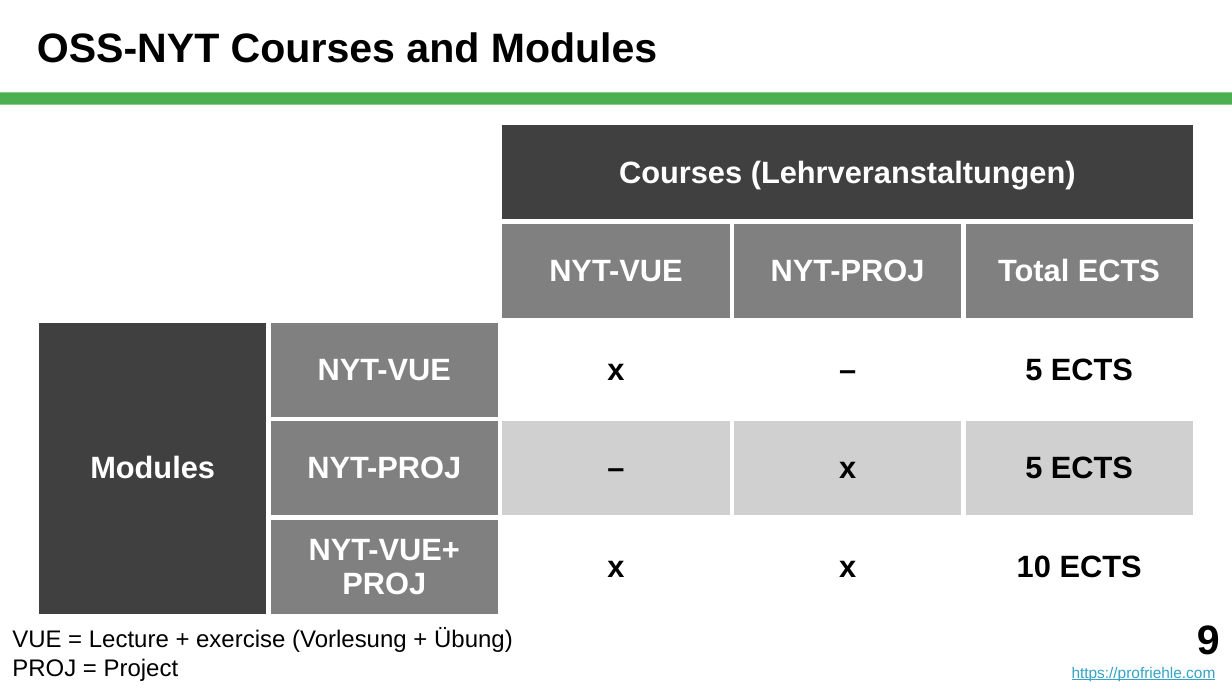
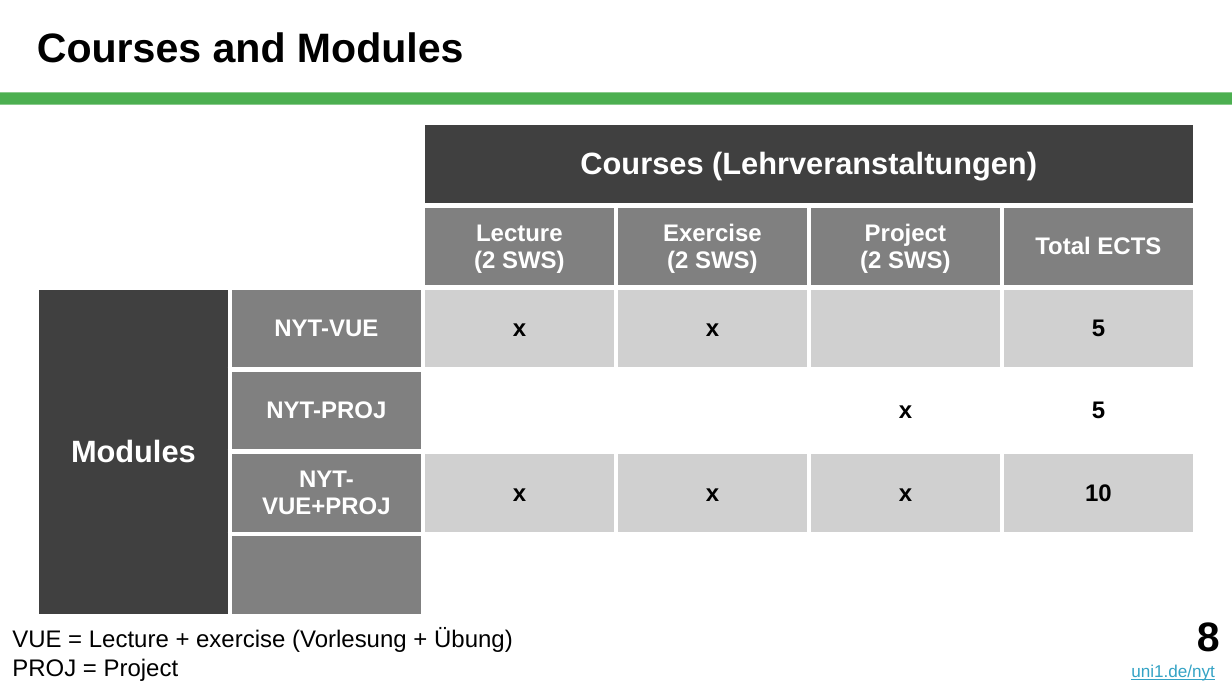
Before and after one commit to dirkriehle/nyt-course, a slide deck: slide 8 of Lecture slides/NYT A01 - Introduction.pptx (slide 9 before the commit). Drawn at 1232x693 pixels with LibreOffice and Linux fonts; fonts in the diff are those of the drawing. Boxes give left, top, right and bottom in pixels: in the first picture for what was removed or moved away, otherwise in the second. Text is boxed around its words. In the diff, an @@ line names an element or a change of style, - is before the commit and + after.

```diff
--- a/Lecture slides/NYT A01 - Introduction.pptx
+++ b/Lecture slides/NYT A01 - Introduction.pptx
@@ title at (x1=37, y1=32, x2=464, y2=63): text changed @@
-OSS-NYT Courses and Modules
+Courses and Modules
@@ table at (x1=37, y1=123, x2=1198, y2=527) @@
- |  | Courses (Lehrveranstaltungen) |  | 
- |  | NYT-VUE | NYT-PROJ | Total ECTS
-Modules | NYT-VUE | x | – | 5 ECTS
- | NYT-PROJ | – | x | 5 ECTS
- | NYT-VUE+ / PROJ | x | x | 10 ECTS
+ |  | Courses (Lehrveranstaltungen) |  |  | 
+ |  | Lecture / (2 SWS) | Exercise / (2 SWS) | Project / (2 SWS) | Total ECTS
+Modules | NYT-VUE | x | x |  | 5
+ | NYT-PROJ |  |  | x | 5
+ | NYT- / VUE+PROJ | x | x | x | 10
+ |  |  |  |  | 
@@ text removed at (x1=1072, y1=625, x2=1220, y2=681) @@
-9
-https://profriehle.com
@@ text added at (x1=1131, y1=622, x2=1220, y2=681), 10 pt, text #34A3C5, underline @@
+8
+uni1.de/nyt
```
Also in this commit, not shown: 22 other slides changed, 1 slide added, 1 slide removed, 22 other files.
